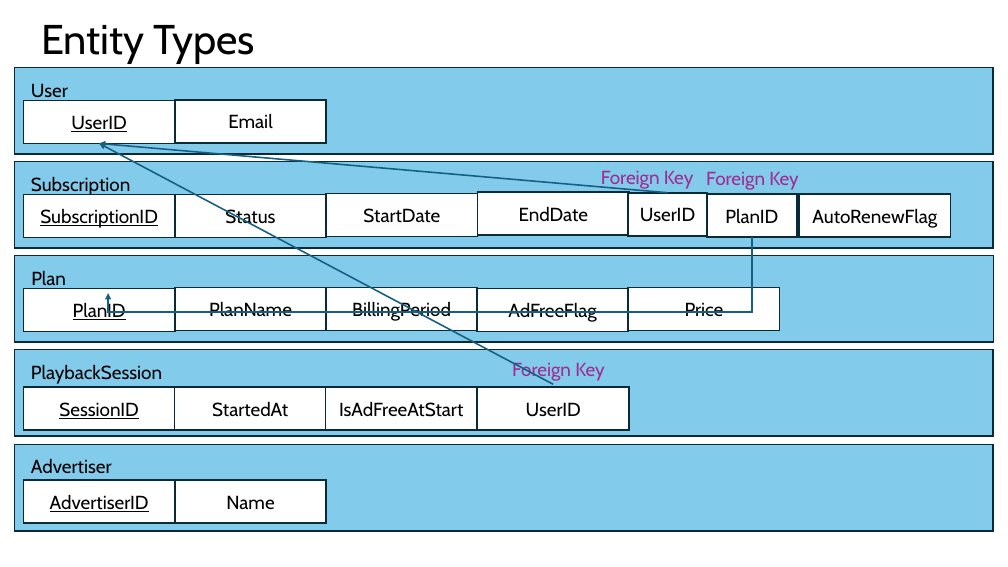
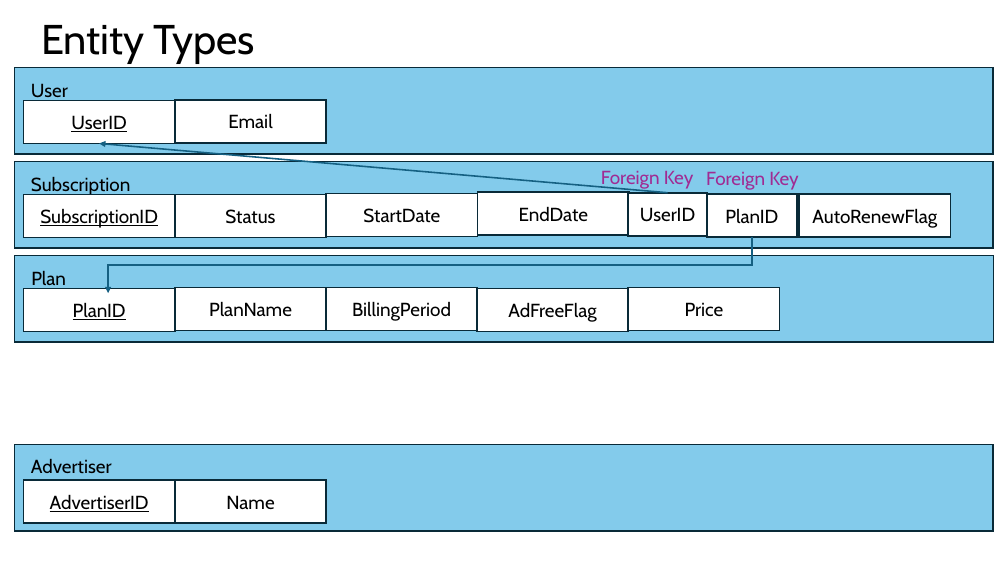
Before and after one commit to jamisonorton/IS_Masters, a slide deck: slide 2 of IS_6420_DatabaseTheory/assignments/logicalModel_YoutubeMusic.pptx. Drawn at 1008x567 pixels with LibreOffice and Linux fonts; fonts in the diff are those of the drawing. Boxes give left, top, right and bottom in pixels: in the first picture for what was removed or moved away, otherwise in the second. Text is boxed around its words. In the diff, an @@ line names an element or a change of style, - is before the commit and + after.

```diff
--- a/IS_6420_DatabaseTheory/assignments/logicalModel_YoutubeMusic.pptx
+++ b/IS_6420_DatabaseTheory/assignments/logicalModel_YoutubeMusic.pptx
@@ arrow removed from (554, 384) to (99, 144) @@
@@ elbow arrow (752, 237) - (108, 293): route changed @@
@@ rectangle removed at (x1=14, y1=349, x2=994, y2=436) @@
@@ rectangle removed at (x1=23, y1=387, x2=175, y2=430) @@
-SessionID
@@ text removed at (x1=31, y1=365, x2=162, y2=384) @@
-PlaybackSession
@@ rectangle removed at (x1=175, y1=387, x2=326, y2=430) @@
-StartedAt
@@ rectangle removed at (x1=326, y1=387, x2=477, y2=430) @@
-IsAdFreeAtStart
@@ rectangle removed at (x1=478, y1=387, x2=629, y2=430) @@
-UserID
@@ text removed at (x1=512, y1=362, x2=604, y2=381) @@
-Foreign Key
```
Also in this commit, not shown: 1 other slide changed, 5 other files.
